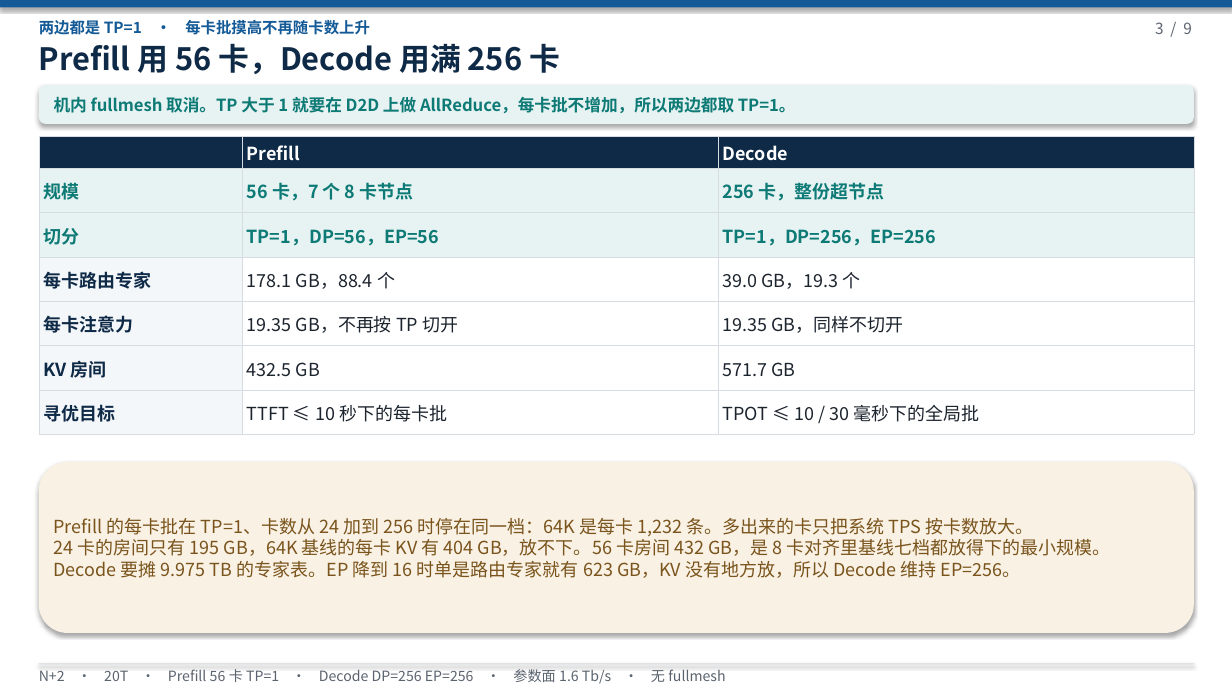
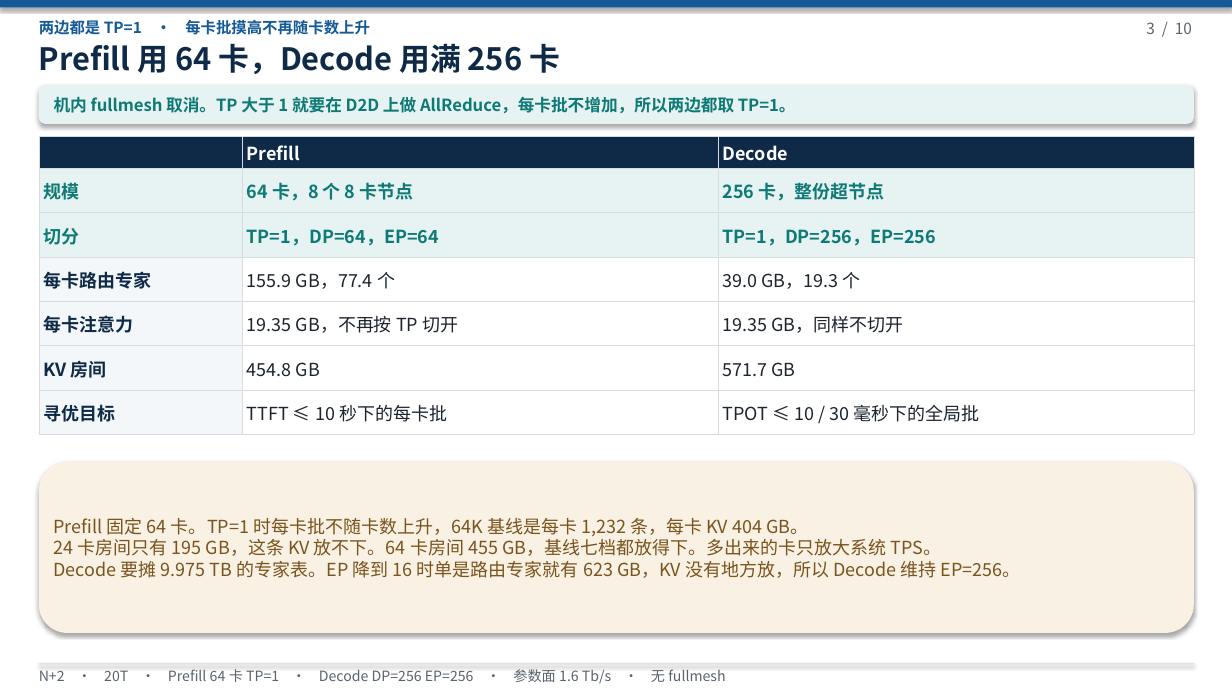
Before and after one commit to 69515164-rgb/UCL-MPComm, a slide deck: slide 3 of docs/N+2-20T-V4-无TP.pptx. Drawn at 1232x693 pixels with LibreOffice and Linux fonts; fonts in the diff are those of the drawing. Boxes give left, top, right and bottom in pixels: in the first picture for what was removed or moved away, otherwise in the second. Text is boxed around its words. In the diff, an @@ line names an element or a change of style, - is before the commit and + after.

```diff
--- a/docs/N+2-20T-V4-无TP.pptx
+++ b/docs/N+2-20T-V4-无TP.pptx
@@ text at bbox=[1146, 22, 1192, 34]: text changed @@
-3 / 9
+3 / 10
@@ text at bbox=[39, 43, 560, 74]: text changed @@
-Prefill 用 56 卡，Decode 用满 256 卡
+Prefill 用 64 卡，Decode 用满 256 卡
@@ table at bbox=[39, 137, 1194, 434] @@
-row 2, column 2: 56 卡，7 个 8 卡节点
+row 2, column 2: 64 卡，8 个 8 卡节点
-row 3, column 2: TP=1，DP=56，EP=56
+row 3, column 2: TP=1，DP=64，EP=64
-row 4, column 2: 178.1 GB，88.4 个
+row 4, column 2: 155.9 GB，77.4 个
-row 6, column 2: 432.5 GB
+row 6, column 2: 454.8 GB
@@ text at bbox=[54, 518, 942, 556]: text changed @@
-Prefill 的每卡批在 TP=1、卡数从 24 加到 256 时停在同一档：64K 是每卡 1,232 条。多出来的卡只把系统 TPS 按卡数放大。
-24 卡的房间只有 195 GB，64K 基线的每卡 KV 有 404 GB，放不下。56 卡房间 432 GB，是 8 卡对齐里基线七档都放得下的最小规模。
+Prefill 固定 64 卡。TP=1 时每卡批不随卡数上升，64K 基线是每卡 1,232 条，每卡 KV 404 GB。
+24 卡房间只有 195 GB，这条 KV 放不下。64 卡房间 455 GB，基线七档都放得下。多出来的卡只放大系统 TPS。
@@ text at bbox=[39, 669, 725, 684]: text changed @@
-N+2 · 20T · Prefill 56 卡 TP=1 · Decode DP=256 EP=256 · 参数面 1.6 Tb/s · 无 fullmesh
+N+2 · 20T · Prefill 64 卡 TP=1 · Decode DP=256 EP=256 · 参数面 1.6 Tb/s · 无 fullmesh
```
Also in this commit, not shown: 7 other slides changed, 2 slides added, 1 slide removed, 1 other file.
